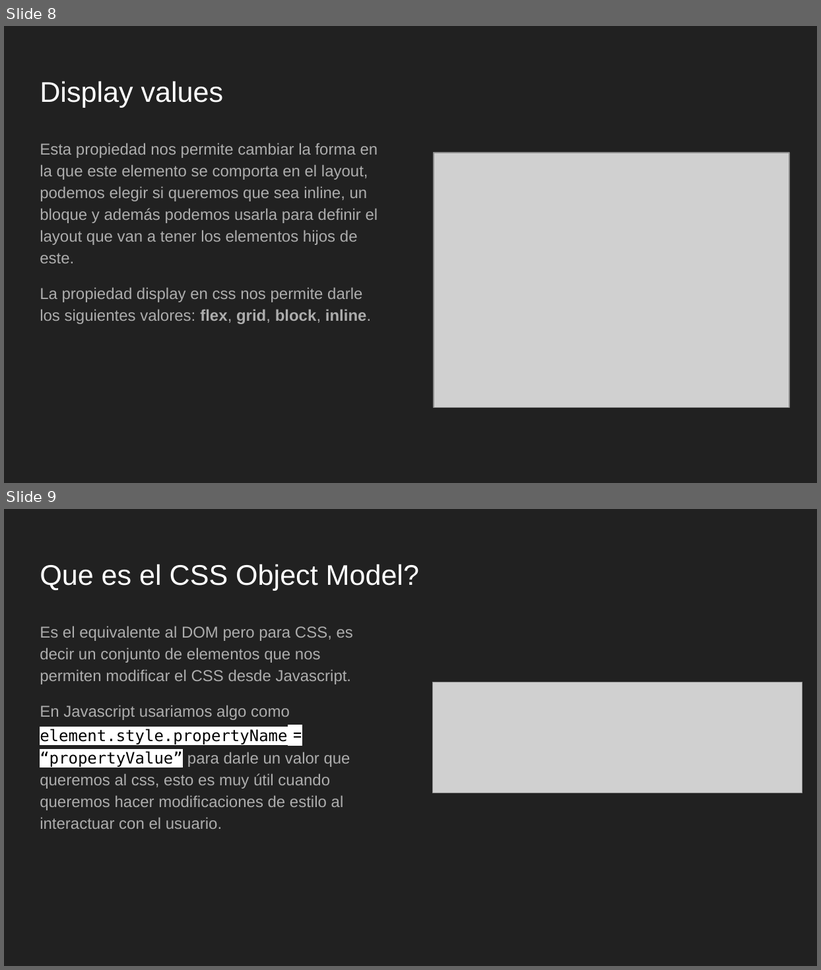
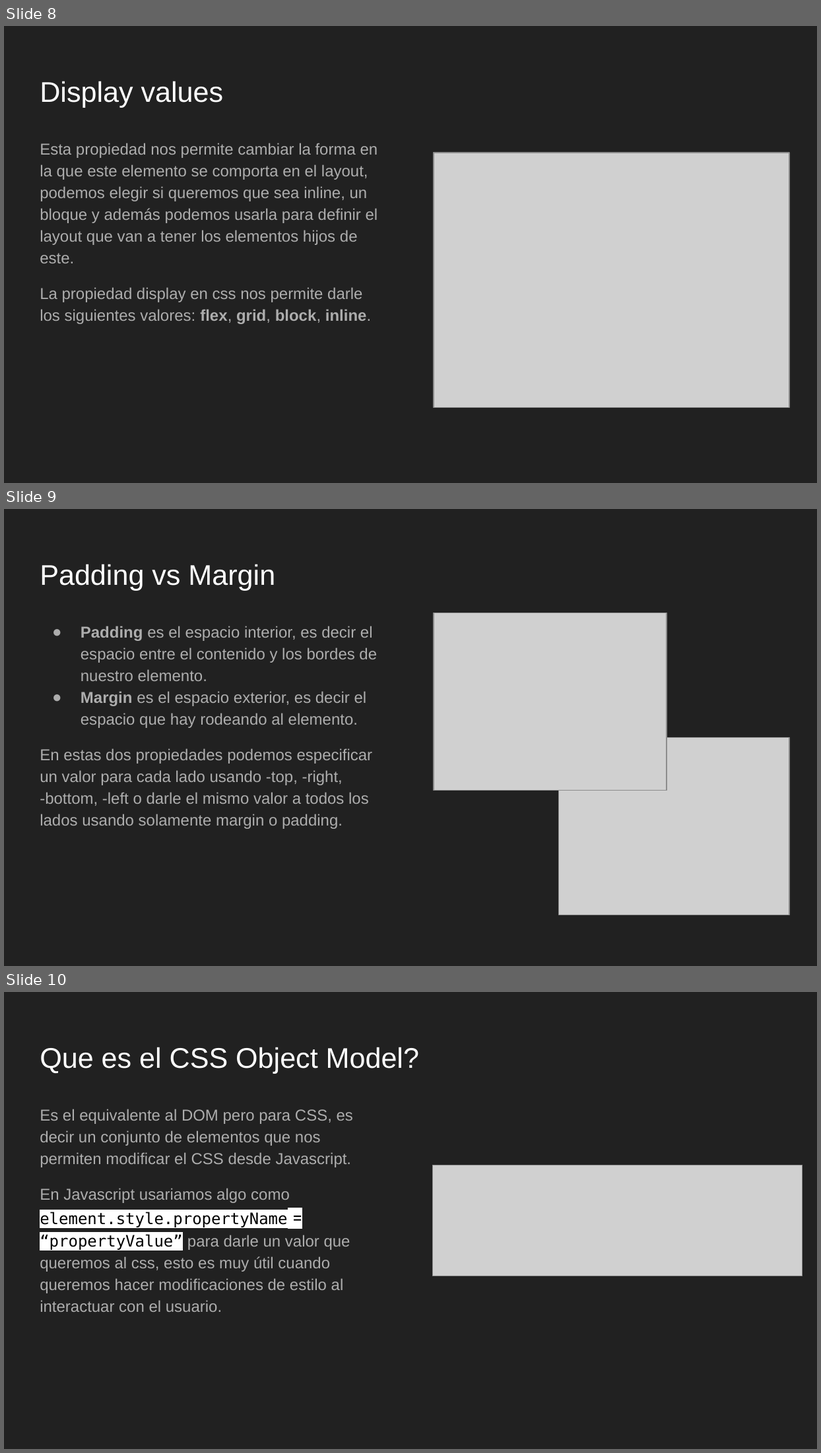
Before and after one commit to sebasvelasco353/FDP-2022_01, a slide deck: 04-CSSObjectModel/CSS OBJECT MODEL.pptx. Shown one above the other, each under a label of ours: slides 8 and 9 before the commit, slides 8, 9 and 10 after it. The pictures are 821x970 and 821x1453 pixels, drawn with LibreOffice and Linux fonts; fonts in the diff are those of the drawing; grey boxes stand for pictures. Boxes give left, top, right and bottom in pixels: in the first picture for what was removed or moved away, otherwise in the second. Text is boxed around its words. In the diff, an @@ line names an element or a change of style, - is before the commit and + after.

```diff
--- a/04-CSSObjectModel/CSS OBJECT MODEL.pptx
+++ b/04-CSSObjectModel/CSS OBJECT MODEL.pptx
@@ slide 9 added at (4,509,817,966), background #212121 @@
@@ title added at (40,564,275,590), 25.2 pt, text #FFFFFF @@
+Padding vs Margin
@@ text added at (40,626,377,829), 14 pt, text #ADADAD @@
+● Padding es el espacio interior, es decir el espacio entre el contenido y los bordes de nuestro elemento.
+● Margin es el espacio exterior, es decir el espacio que hay rodeando al elemento.
+En estas dos propiedades podemos especificar un valor para cada lado usando -top, -right, -bottom, -left o darle el mismo valor a todos los lados usando solamente margin o padding.
@@ picture added at (433,613,667,790) @@
@@ picture added at (558,737,789,915) @@
@@ what was slide 9 is now slide 10 @@
```
Also in this commit, not shown: 8 other files.
